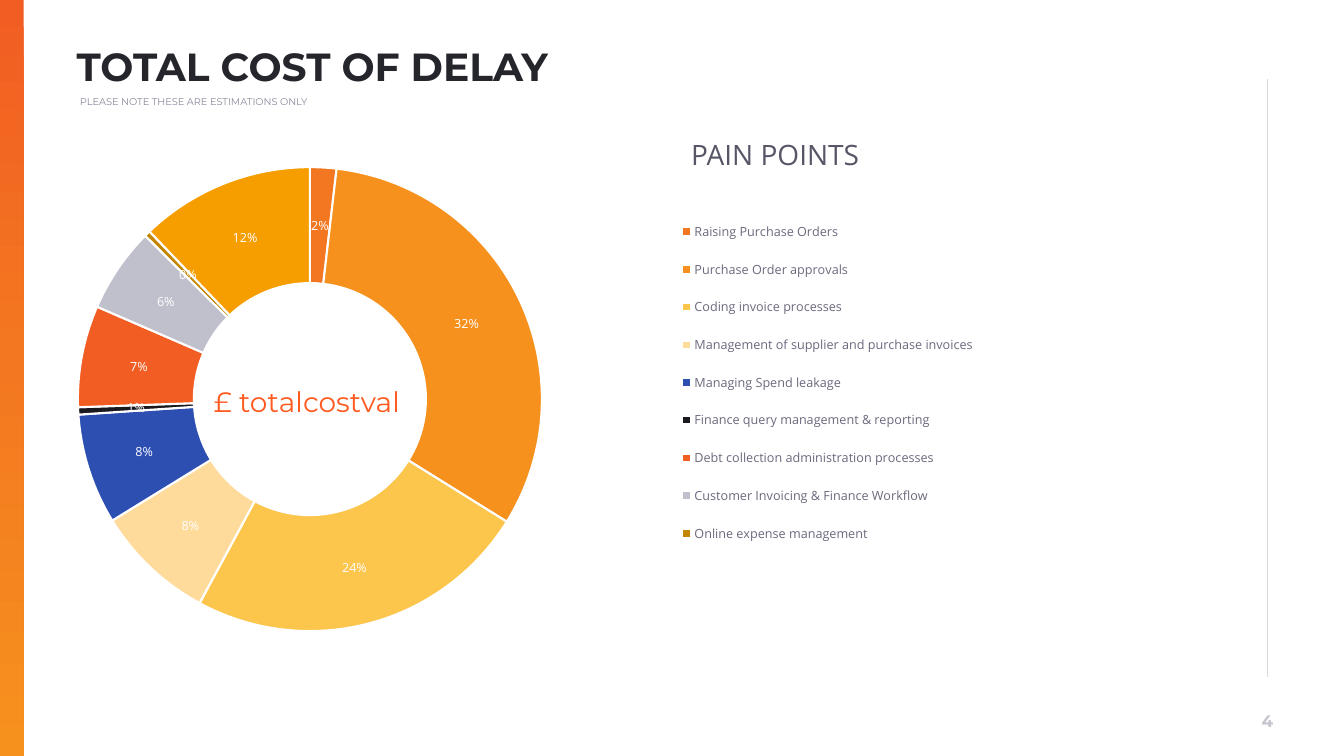
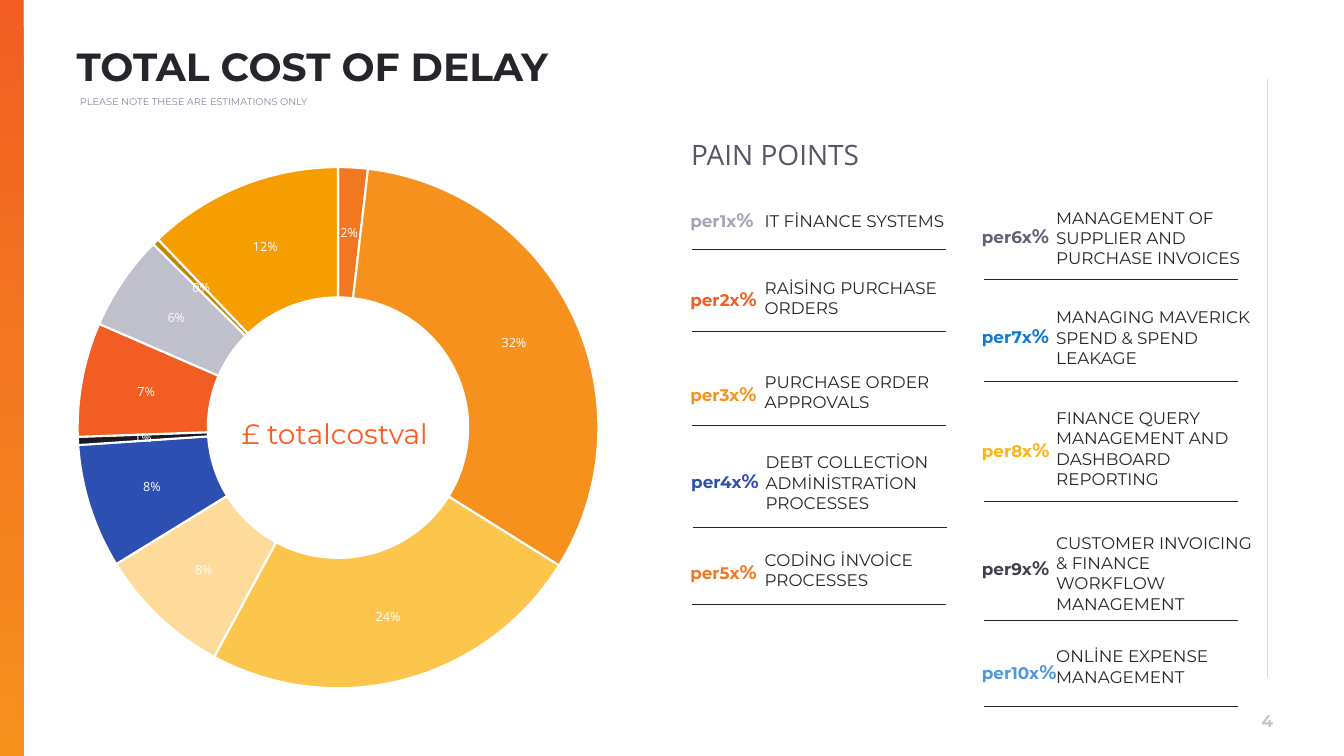
Before and after one commit to muratozdemirpiblo/ppt-api, a slide deck: slide 4 of sales.pptx. Drawn at 1344x756 pixels with LibreOffice and Linux fonts; fonts in the diff are those of the drawing; background and template pictures are left out. Boxes give left, top, right and bottom in pixels: in the first picture for what was removed or moved away, otherwise in the second. Text is boxed around its words. In the diff, an @@ line names an element or a change of style, - is before the commit and + after.

```diff
--- a/sales.pptx
+++ b/sales.pptx
@@ doughnut chart at [77, 153, 609, 693] @@
-categories: Raising Purchase Orders, Purchase Order approvals, Coding invoice processes, Management of supplier and purchase invoices, Managing Spend leakage , Finance query management & reporting, Debt collection administration processes, Customer Invoicing & Finance Workflow, Online expense management
+categories: 1, 2, 3, 4, 5, 6, 7, 8, 9
@@ legend changed @@
@@ plot area changed @@
@@ doughnut chart: place and size @@
-doughnut chart at [77, 153, 1171, 693]
+doughnut chart at [77, 153, 609, 693]
@@ text added at [690, 215, 736, 230], 12 pt, text #A4A4B2, bold @@
+per1x%
@@ text added at [765, 215, 944, 227], 12 pt, text #25252C @@
+IT FINANCE SYSTEMS
@@ text added at [982, 231, 1032, 246], 12 pt, text #616173, bold @@
+per6x%
@@ text added at [1056, 212, 1240, 264], 12 pt, text #25252C @@
+MANAGEMENT OF SUPPLIER AND PURCHASE INVOICES
@@ line added from (693, 249) to (947, 249), #25252C 0.5 pt @@
@@ text added at [690, 294, 739, 310], 12 pt, text #F15D23, bold @@
+per2x%
@@ text added at [765, 282, 937, 314], 12 pt, text #25252C @@
+RAISING PURCHASE ORDERS
@@ line added from (984, 280) to (1238, 280), #25252C 0.5 pt @@
@@ text added at [1056, 311, 1250, 364], 12 pt, text #25252C @@
+MANAGING MAVERICK SPEND & SPEND LEAKAGE
@@ line added from (693, 332) to (947, 332), #25252C 0.5 pt @@
@@ text added at [982, 331, 1032, 347], 12 pt, text #1078CF, bold @@
+per7x%
@@ text added at [690, 389, 739, 405], 12 pt, text #F6911E, bold @@
+per3x%
@@ text added at [765, 376, 929, 408], 12 pt, text #25252C @@
+PURCHASE ORDER APPROVALS
@@ line added from (984, 381) to (1238, 381), #25252C 0.5 pt @@
@@ text "£ totalcostval": place and size @@
-text "£ totalcostval" at [239, 391, 400, 412]
+text "£ totalcostval" at [267, 423, 428, 444]
@@ text added at [1056, 412, 1229, 485], 12 pt, text #25252C @@
+FINANCE QUERY MANAGEMENT AND DASHBOARD REPORTING
@@ line added from (693, 425) to (947, 425), #25252C 0.5 pt @@
@@ text added at [982, 445, 1032, 461], 12 pt, text #FCB415, bold @@
+per8x%
@@ text added at [691, 476, 741, 492], 12 pt, text #2D4FB2, bold @@
+per4x%
@@ text added at [766, 456, 870, 509], 12 pt, text #25252C @@
+DEBT COLLECTION ADMINISTRATION PROCESSES
@@ line added from (984, 502) to (1238, 502), #25252C 0.5 pt @@
@@ line added from (694, 527) to (948, 527), #25252C 0.5 pt @@
@@ text added at [1056, 537, 1252, 610], 12 pt, text #25252C @@
+CUSTOMER INVOICING & FINANCE WORKFLOW MANAGEMENT
@@ text added at [690, 567, 739, 583], 12 pt, text #F37721, bold @@
+per5x%
@@ text added at [982, 563, 1032, 579], 12 pt, text #40404C, bold @@
+per9x%
@@ text added at [765, 574, 869, 586], 12 pt, text #25252C @@
+CODING INVOICE PROCESSES
@@ line added from (693, 605) to (947, 605), #25252C 0.5 pt @@
@@ line added from (984, 621) to (1238, 621), #25252C 0.5 pt @@
@@ text added at [1056, 650, 1208, 683], 12 pt, text #25252C @@
+ONLINE EXPENSE MANAGEMENT
@@ text added at [982, 667, 1039, 683], 12 pt, text #4C9ADB, bold @@
+per10x%
@@ line added from (984, 706) to (1238, 706), #25252C 0.5 pt @@
```
Also in this commit, not shown: 4 other files.
